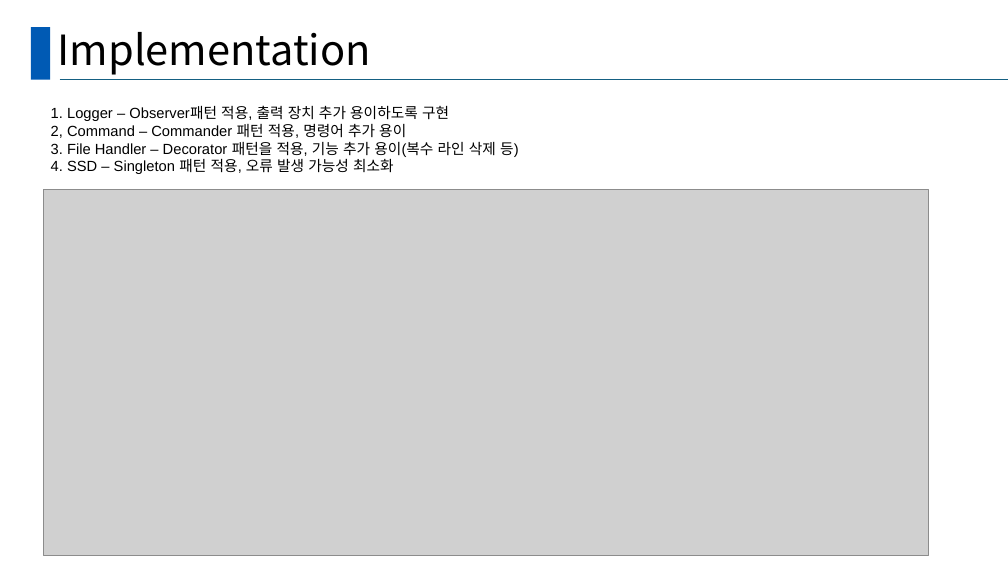
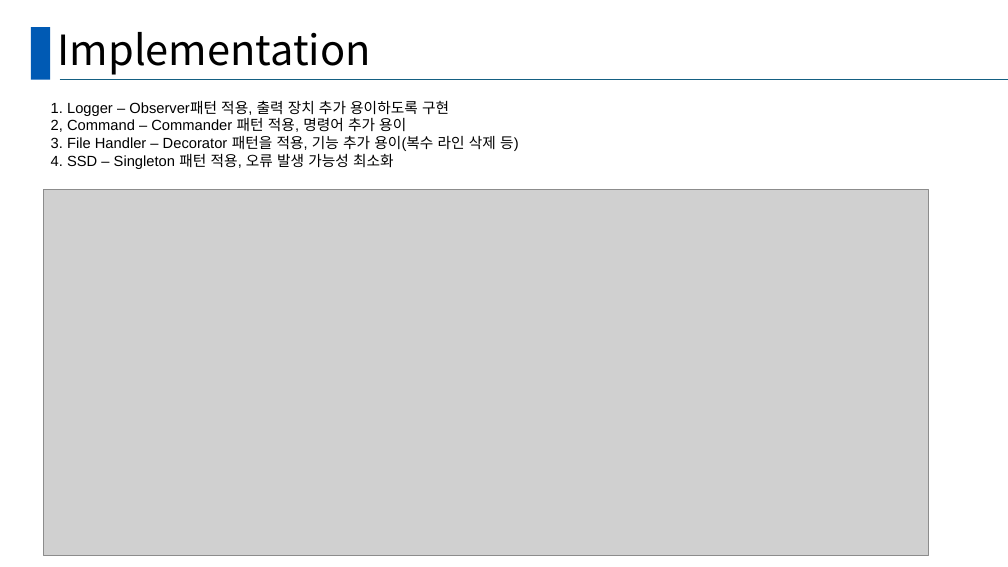
Before and after one commit to Hyominii/ssd, a slide deck: slide 6 of SSD_B_BestReviewer.pptx (slide 5 before the commit). Drawn at 1008x567 pixels with LibreOffice and Linux fonts; fonts in the diff are those of the drawing; grey boxes stand for pictures. Boxes give left, top, right and bottom in pixels: in the first picture for what was removed or moved away, otherwise in the second. Text is boxed around its words. In the diff, an @@ line names an element or a change of style, - is before the commit and + after.

```diff
--- a/SSD_B_BestReviewer.pptx
+++ b/SSD_B_BestReviewer.pptx
@@ text "1. Logger – Observer패턴 적용, ...": place and size @@
-text "1. Logger – Observer패턴 적용, ..." at [51,105,519,174]
+text "1. Logger – Observer패턴 적용, ..." at [51,100,519,169]
```
Also in this commit, not shown: 3 other slides changed, 8 slides added, 4 slides removed.
